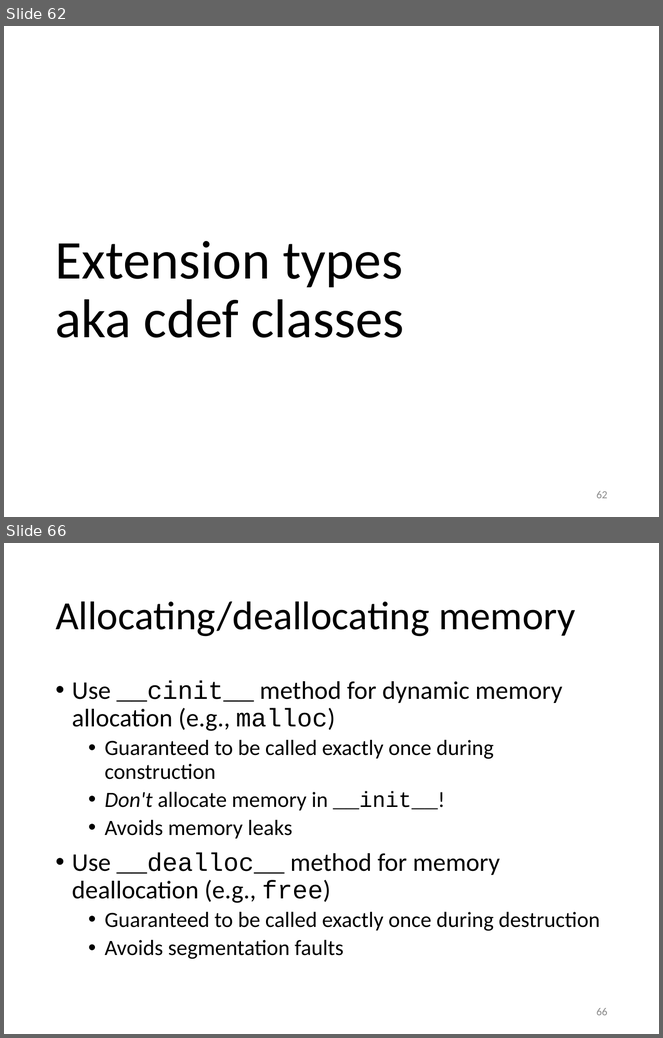
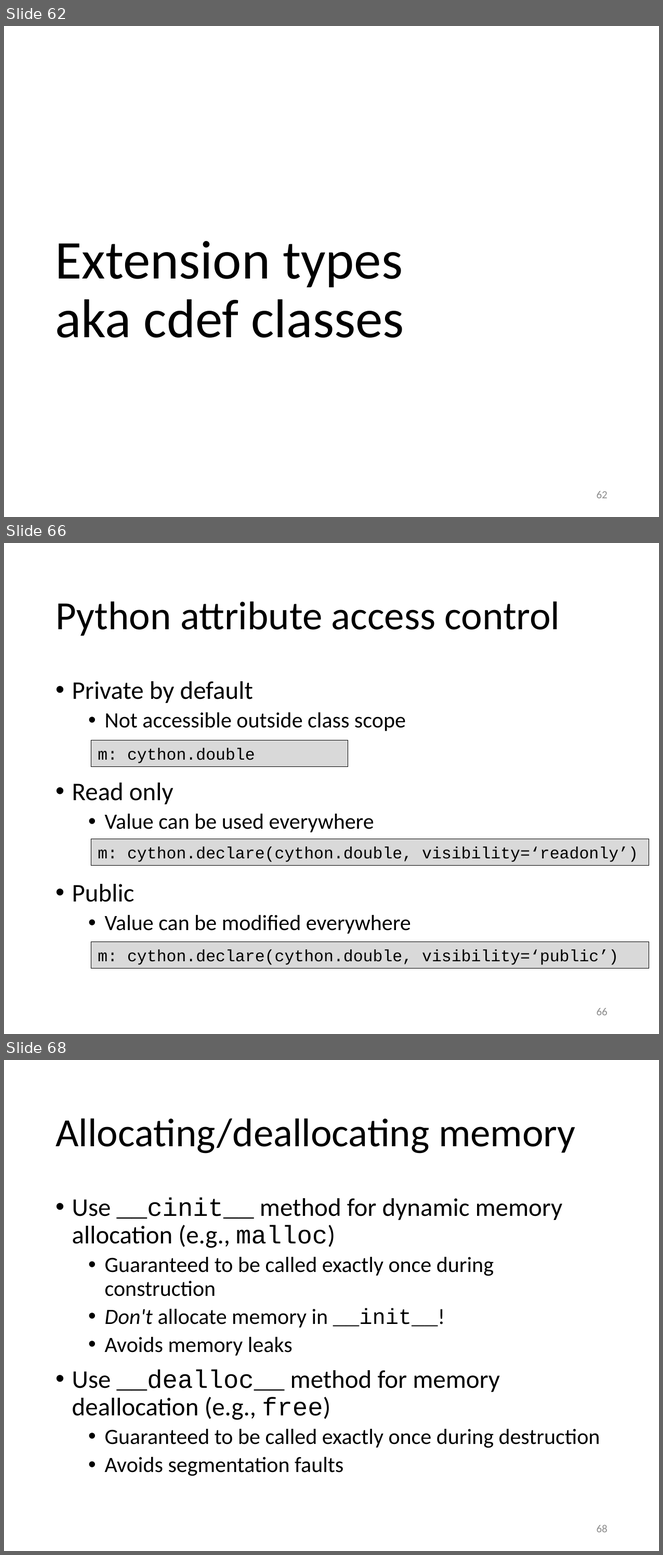
Before and after one commit to gjbex/Python-for-HPC, a slide deck: python_for_hpc.pptx. Shown one above the other, each under a label of ours: slides 62 and 66 before the commit, slides 62, 66 and 68 after it; the slides between them are not shown. The pictures are 663x1038 and 663x1555 pixels, drawn with LibreOffice and Linux fonts; fonts in the diff are those of the drawing. Boxes give left, top, right and bottom in pixels: in the first picture for what was removed or moved away, otherwise in the second. Text is boxed around its words. In the diff, an @@ line names an element or a change of style, - is before the commit and + after.

Commit message:
Update extension types for Cython 3.x

```diff
--- a/python_for_hpc.pptx
+++ b/python_for_hpc.pptx
@@ slide 66 added at (x1=4, y1=543, x2=659, y2=1034), background #FFFFFF @@
@@ title added at (x1=55, y1=601, x2=560, y2=636), 44 pt, text #000000 @@
+Python attribute access control
@@ text added at (x1=72, y1=681, x2=411, y2=934), 24 pt, text #000000 @@
+• Private by default
+  • Not accessible outside class scope
+• Read only
+  • Value can be used everywhere
+• Public
+  • Value can be modified everywhere
@@ rectangle added at (x1=91, y1=740, x2=348, y2=767), fill #D9D9D9, outline #000000 0.75 pt, 18 pt, text #000000 @@
+m: cython.double
@@ rectangle added at (x1=91, y1=839, x2=649, y2=865), fill #D9D9D9, outline #000000 0.75 pt, 18 pt, text #000000 @@
+m: cython.declare(cython.double, visibility=‘readonly’)
@@ rectangle added at (x1=91, y1=942, x2=649, y2=968), fill #D9D9D9, outline #000000 0.75 pt, 18 pt, text #000000 @@
+m: cython.declare(cython.double, visibility=‘public’)
@@ page number added at (x1=597, y1=1008, x2=608, y2=1016), 12 pt, text #8C8C8C @@
+66
@@ what was slide 66 is now slide 68 @@
@@ page number at (x1=597, y1=1525, x2=608, y2=1533): text changed @@
-66
+68
```
Also in this commit, not shown: 4 slides changed, 1 other slide added.
